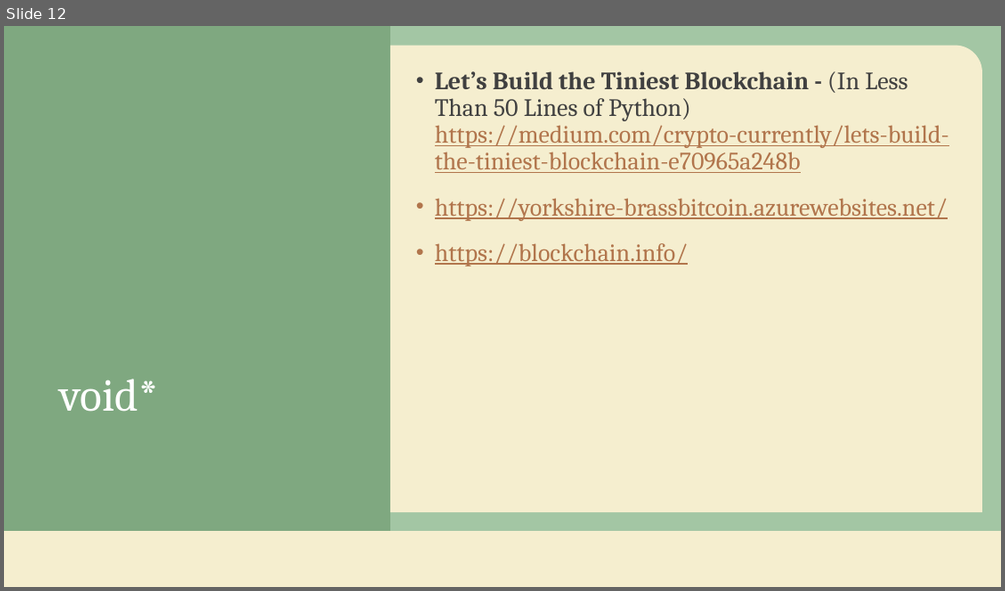
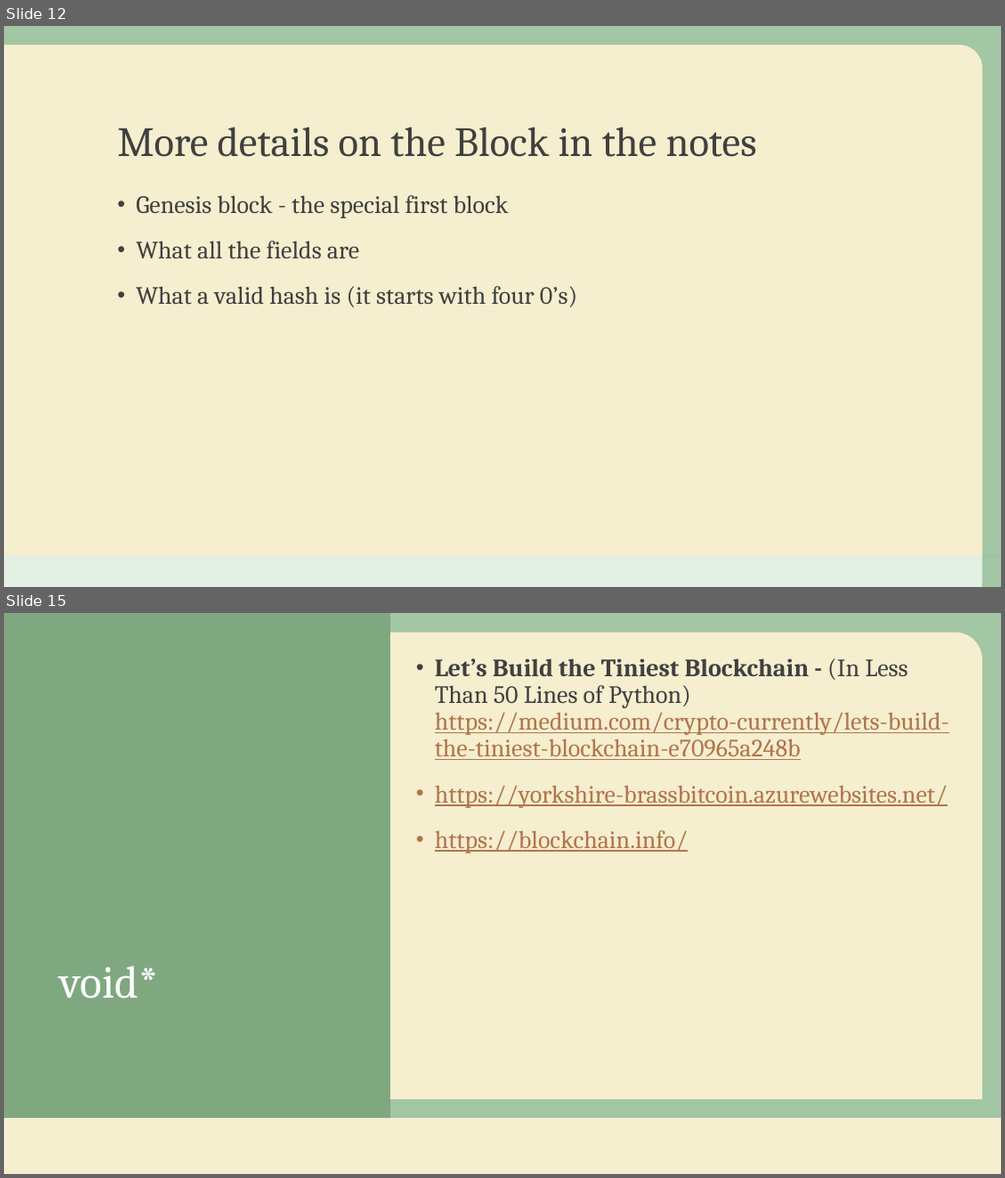
Before and after one commit to adampridmore/BrassBitCoin, a slide deck: Yorkshore-BrassBitCoin.pptx. Shown one above the other, each under a label of ours: slide 12 before the commit, slides 12 and 15 after it; the slides between them are not shown. The pictures are 1005x591 and 1005x1178 pixels, drawn with LibreOffice and Linux fonts; fonts in the diff are those of the drawing; background and template pictures are left out. Boxes give left, top, right and bottom in pixels: in the first picture for what was removed or moved away, otherwise in the second. Text is boxed around its words. In the diff, an @@ line names an element or a change of style, - is before the commit and + after.

```diff
--- a/Yorkshore-BrassBitCoin.pptx
+++ b/Yorkshore-BrassBitCoin.pptx
@@ slide 12 added at [4, 26, 1001, 587], background picture (left out) @@
@@ rectangle added at [4, 26, 1001, 556], fill #488E4A at 50% opacity @@
@@ round rect added at [4, 45, 982, 556], fill #F5EECF @@
@@ title added at [117, 127, 757, 157], 40 pt, text #404040 @@
+More details on the Block in the notes
@@ text added at [136, 195, 577, 307], 24 pt, text #404040 @@
+• Genesis block - the special first block
+• What all the fields are
+• What a valid hash is (it starts with four 0’s)
@@ rectangle added at [4, 556, 982, 587], fill #D8EBD8 at 70% opacity @@
@@ rectangle added at [982, 556, 1001, 587], fill #488E4A at 50% opacity @@
@@ what was slide 12 is now slide 15 @@
```
Also in this commit, not shown: 3 slides changed, 3 other slides added, 1 slide removed.
